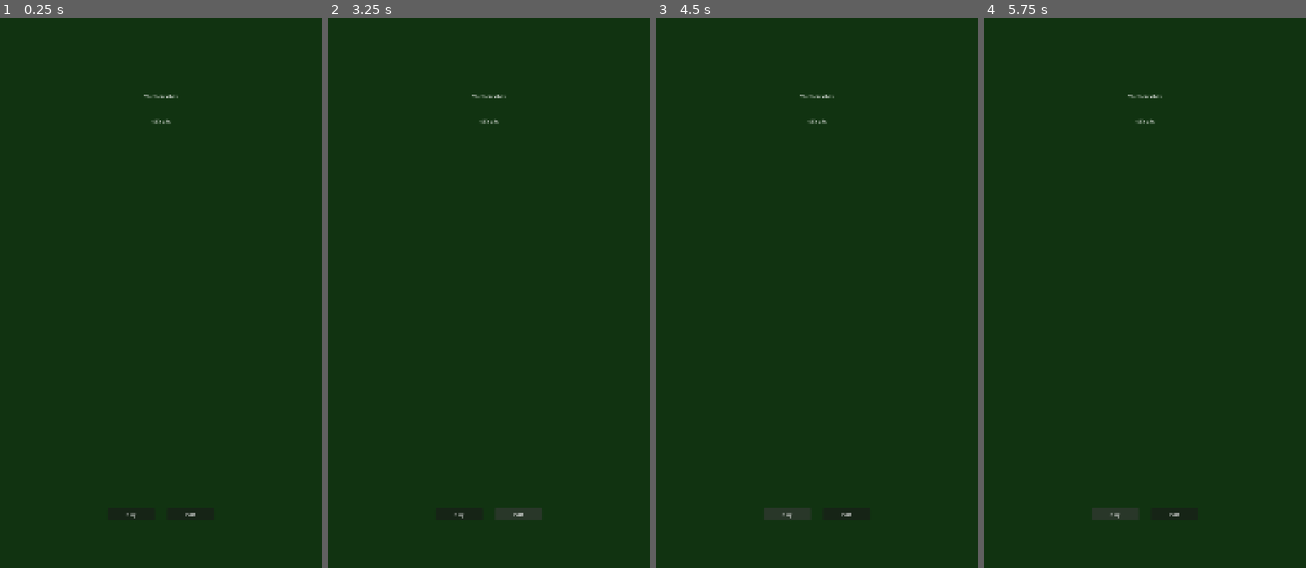
Above: before the commit, frames 1-4 (left to right).
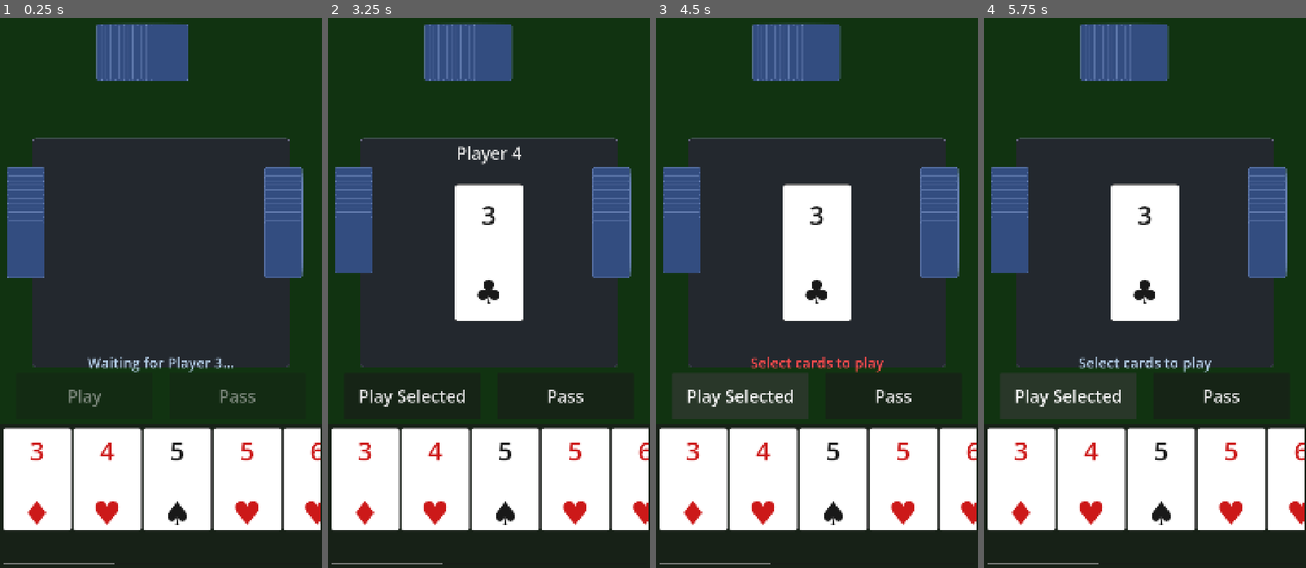
Above: after the commit, the same moments.

Repository: binhrobles/thirteen
Game: Godot game, scene res://scenes/main.tscn
Same seed, same stepped clock (60 frames per second), same inputs: the game is played once before the commit and once after it.
Inputs (mouse positions are in pixels of both pictures, inside the frame that each line leads up to):
- Up to frame 1 (0.25 s): no input
- Up to frame 2 (3.25 s): click (460, 513) at 0.5 s, where only the run before the commit has a clickable "Play"; click (460, 513) at 1.25 s, where only the run before the commit has a clickable "Play"; click (517, 513) at 2 s, where only the run before the commit has a clickable "Pass"; click (517, 513) at 2.75 s, where only the run before the commit has a clickable "Pass"
- Up to frame 3 (4.5 s): click "Play" (after the commit: "Play Selected") at 3.5 s; click "Play" (after the commit: "Play Selected") at 4.25 s
- Up to frame 4 (5.75 s): click "Play" (after the commit: "Play Selected") at 5 s

The runs differ from the first frame. In frame 1, 57% of the frame differs, in the area x 1-100%, y 1-100%; in frame 2, 58%; in frame 3, 58%; in frame 4, 58%.
Error before the commit: Parse Error: Cannot infer the type of "hand_size" variable because the value doesn't have a set type. (res://scripts/main.gd:163)

Commit message:
Fix type inference error for hand_size variable
Add explicit int type annotation to resolve parser error.

Co-Authored-By: Claude Sonnet 4.5 <noreply@anthropic.com>

Diff:
--- a/scripts/main.gd
+++ b/scripts/main.gd
@@ -160,7 +160,7 @@
 	"""Refresh all opponent hand card counts"""
 	for i in range(opponent_hands.size()):
 		var player_id := i + 1  # Players 1, 2, 3
-		var hand_size := game_state.get_hand(player_id).size()
+		var hand_size: int = game_state.get_hand(player_id).size()
 		opponent_hands[i].update_card_count(hand_size)
 
 
